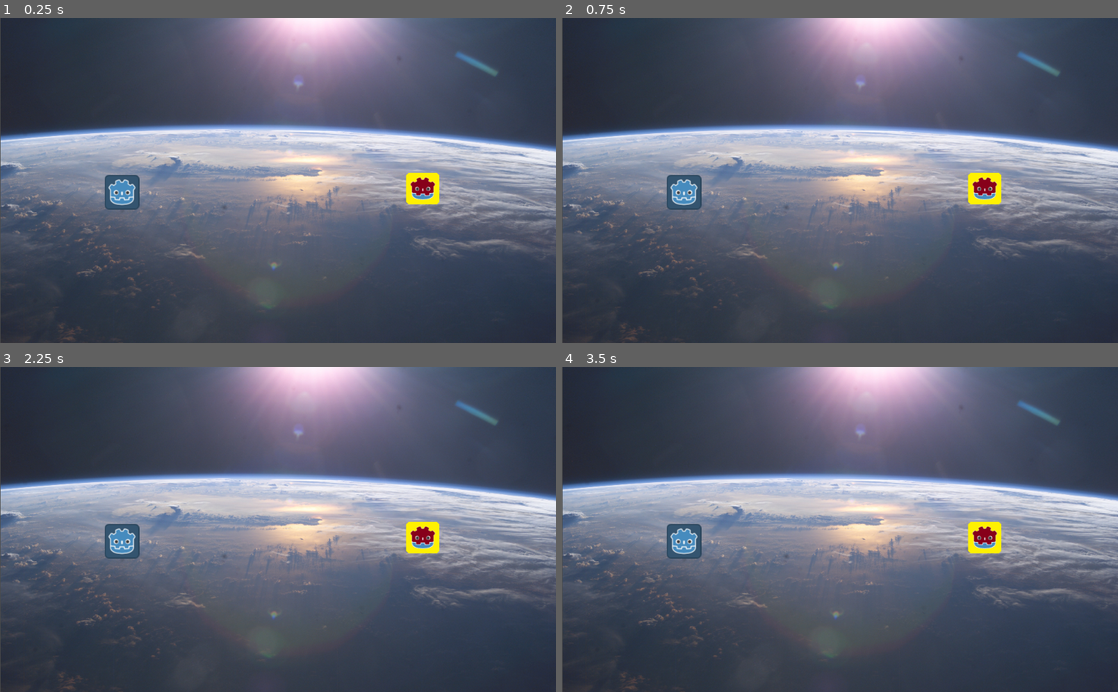
Above: before the commit, frames 1-4 (two rows, left to right).
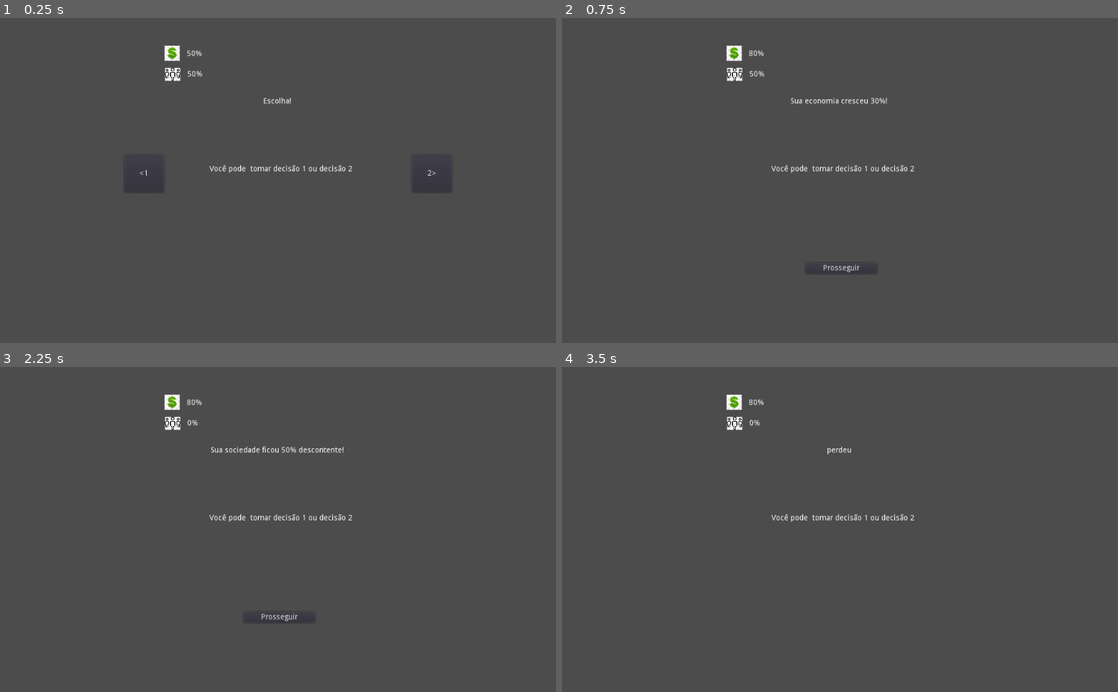
Above: after the commit, the same moments.

Repository: 2022M1T3-Inteli/Hamurabi
Game: Godot game, scene res://Escolha.tscn
Same seed, same stepped clock (60 frames per second), same inputs: the game is played once before the commit and once after it. Before the commit the project starts from res://Node2D.tscn.
Inputs (mouse positions are in pixels of both pictures, inside the frame that each line leads up to):
- Up to frame 1 (0.25 s): no input
- Up to frame 2 (0.75 s): click (706, 174) at 0.5 s, where only the run after the commit has a clickable "<1"
- Up to frame 3 (2.25 s): click (278, 617) at 1.25 s, where only the run after the commit has a clickable "Prosseguir"; click (433, 523) at 2 s, where only the run after the commit has a clickable "2>"
- Up to frame 4 (3.5 s): click (840, 617) at 2.75 s, where only the run after the commit has a clickable "Prosseguir"

The runs differ from the first frame. In frame 1, 75% of the frame differs, in the area x 0-100%, y 0-100%; in frame 2, 75%; in frame 3, 75%; in frame 4, 75%.

Commit message:
Primeiro protótipo
Fiz as funcionalidades mínimas e tentei comentar o máximo possível o código.

Diff:
--- /dev/null
+++ b/src/FirstClass/Escolha.gd
@@ -0,0 +1,93 @@
+extends Node2D
+
+#variável da progress bar de economia
+var marcadorEconomia = 0
+#variável da progress bar social
+var marcadorSocial = 0
+
+
+# Called when the node enters the scene tree for the first time.
+func _ready():
+	#inicializando o game com marcadores exemplo
+	marcadorEconomia = 50
+	$LabelEconomia.text = str(marcadorEconomia) + "%"
+	marcadorSocial = 50
+	$LabelSocial.text = str(marcadorSocial) + "%"
+
+	#desabilita o botão prosseguir no início
+	$ButtonProsseguir.hide()
+
+	#mmuda a label de consequencia
+	$LabelConsequencia.text = "Escolha!"
+
+	#pass # Replace with function body.
+
+
+# Called every frame. 'delta' is the elapsed time since the previous frame.
+#func _process(delta):
+#	pass
+
+#consequência escolha 1
+func _on_ButtonEscolha1_pressed():
+
+	#explica ao usuário o que aconteceu
+	$LabelConsequencia.text = "Sua economia cresceu 30%!"
+
+	#só incrementa o marcador se esiver menor que 100
+	if marcadorEconomia < 100:
+		marcadorEconomia = marcadorEconomia + 30
+		$LabelEconomia.text = str(marcadorEconomia) + "%"
+
+	#marcador não pode passar de 100
+	if marcadorEconomia > 100:
+		marcadorEconomia = 100
+		$LabelEconomia.text = str(marcadorEconomia) + "%"
+
+	#liberar o botão de prosseguir
+	$ButtonProsseguir.show()
+	$ButtonEscolha1.hide()
+	$ButtonEscolha2.hide()
+
+	#pass # levar a cena escolha 2
+
+#consequência escolha 2
+func _on_ButtonEscolha2_pressed():
+	#explica ao usuário o que aconteceu
+	$LabelConsequencia.text = "Sua sociedade ficou 50% descontente!"
+
+	marcadorSocial = marcadorSocial - 50
+	$LabelSocial.text = str(marcadorSocial) + "%"
+
+	#liberar o botão de prosseguir
+	$ButtonProsseguir.show()
+	$ButtonEscolha1.hide()
+	$ButtonEscolha2.hide()
+
+
+	pass # Replace with function body.
+
+func _on_ButtonProsseguir_pressed():
+
+	#mmuda a label de consequencia
+	$LabelConsequencia.text = "Escolha!"
+
+	#se o jogador zerar algum marcador, chama a cena de impeachment
+	if marcadorEconomia == 0 or marcadorSocial == 0:
+		$LabelConsequencia.text = "perdeu"
+		$ButtonProsseguir.hide()
+
+		#chama cena de impeachment
+	else:
+		$LabelConsequencia.text = "prosseguir"
+		#desbloquear os botões de escolha
+		$ButtonEscolha1.show()
+		$ButtonEscolha2.show()
+		$ButtonProsseguir.hide()
+
+
+		#passa para outra cena
+		#lembrar de levar as variáveis junto
+
+
+
+	pass # Replace with function body.
--- /dev/null
+++ b/src/FirstClass/Escolha.tscn
@@ -0,0 +1,99 @@
+[gd_scene load_steps=4 format=2]
+
+[ext_resource path="res://Escolha.gd" type="Script" id=1]
+[ext_resource path="res://png-transparent-computer-icons-society-symbol-business-symbol-miscellaneous-text-social-group.png" type="Texture" id=2]
+[ext_resource path="res://png-transparent-dollar-sign-dollar-sign-united-states-dollar-green-dollar-symbol-text-logo-number.png" type="Texture" id=3]
+
+[node name="Node2D" type="Node2D"]
+script = ExtResource( 1 )
+
+[node name="ButtonEscolha1" type="Button" parent="."]
+margin_left = 229.0
+margin_top = 253.0
+margin_right = 302.0
+margin_bottom = 322.0
+rect_pivot_offset = Vector2( 51, 36 )
+text = "<1"
+__meta__ = {
+"_edit_use_anchors_": false
+}
+
+[node name="ButtonEscolha2" type="Button" parent="."]
+margin_left = 759.0
+margin_top = 253.0
+margin_right = 832.0
+margin_bottom = 322.0
+rect_pivot_offset = Vector2( 51, 36 )
+text = "2>"
+__meta__ = {
+"_edit_use_anchors_": false
+}
+
+[node name="LabelConsequencia" type="Label" parent="."]
+margin_left = 335.0
+margin_top = 128.0
+margin_right = 687.0
+margin_bottom = 180.0
+text = "X coisa aconteceu."
+align = 1
+valign = 1
+__meta__ = {
+"_edit_use_anchors_": false
+}
+
+[node name="LabelExplicacaoDecisao" type="Label" parent="."]
+margin_left = 386.0
+margin_top = 272.0
+margin_right = 649.0
+margin_bottom = 303.0
+text = "Você pode  tomar decisão 1 ou decisão 2
+"
+align = 1
+valign = 1
+__meta__ = {
+"_edit_use_anchors_": false
+}
+
+[node name="LabelEconomia" type="Label" parent="."]
+margin_left = 344.0
+margin_top = 59.0
+margin_right = 409.0
+margin_bottom = 90.0
+text = "30%"
+__meta__ = {
+"_edit_use_anchors_": false
+}
+
+[node name="LabelSocial" type="Label" parent="."]
+margin_left = 345.0
+margin_top = 97.0
+margin_right = 410.0
+margin_bottom = 128.0
+text = "50%"
+__meta__ = {
+"_edit_use_anchors_": false
+}
+
+[node name="SpriteEconomia" type="Sprite" parent="."]
+position = Vector2( 317, 65 )
+scale = Vector2( 0.03, 0.03 )
+texture = ExtResource( 3 )
+
+[node name="SpriteSocial" type="Sprite" parent="."]
+position = Vector2( 318, 104 )
+scale = Vector2( 0.03, 0.03 )
+texture = ExtResource( 2 )
+
+[node name="ButtonProsseguir" type="Button" parent="."]
+margin_left = 449.0
+margin_top = 452.0
+margin_right = 580.0
+margin_bottom = 472.0
+text = "Prosseguir"
+__meta__ = {
+"_edit_use_anchors_": false
+}
+
+[connection signal="pressed" from="ButtonEscolha1" to="." method="_on_ButtonEscolha1_pressed"]
+[connection signal="pressed" from="ButtonEscolha2" to="." method="_on_ButtonEscolha2_pressed"]
+[connection signal="pressed" from="ButtonProsseguir" to="." method="_on_ButtonProsseguir_pressed"]
--- a/src/FirstClass/project.godot
+++ b/src/FirstClass/project.godot
@@ -11,7 +11,7 @@
 [application]
 
 config/name="FirstClass"
-run/main_scene="res://Node2D.tscn"
+run/main_scene="res://Escolha.tscn"
 config/icon="res://blue.png"
 
 [input]
Not shown, added: src/FirstClass/export_presets.cfg
Binary file added: src/FirstClass/png-transparent-computer-icons-society-symbol-business-symbol-miscellaneous-text-social-group.png
Not shown, added: src/FirstClass/png-transparent-computer-icons-society-symbol-business-symbol-miscellaneous-text-social-group.png.import
Binary file added: src/FirstClass/png-transparent-dollar-sign-dollar-sign-united-states-dollar-green-dollar-symbol-text-logo-number.png
Not shown, added: src/FirstClass/png-transparent-dollar-sign-dollar-sign-united-states-dollar-green-dollar-symbol-text-logo-number.png.import
Not shown, changed: .DS_Store
Not shown, added: imagens/.DS_Store
Not shown, added: imagens/png-transparent-computer-icons-society-symbol-business-symbol-miscellaneous-text-social-group.png
Not shown, added: imagens/png-transparent-dollar-sign-dollar-sign-united-states-dollar-green-dollar-symbol-text-logo-number.png
Not shown, added: src/FirstClass/FirstClass.dmg
